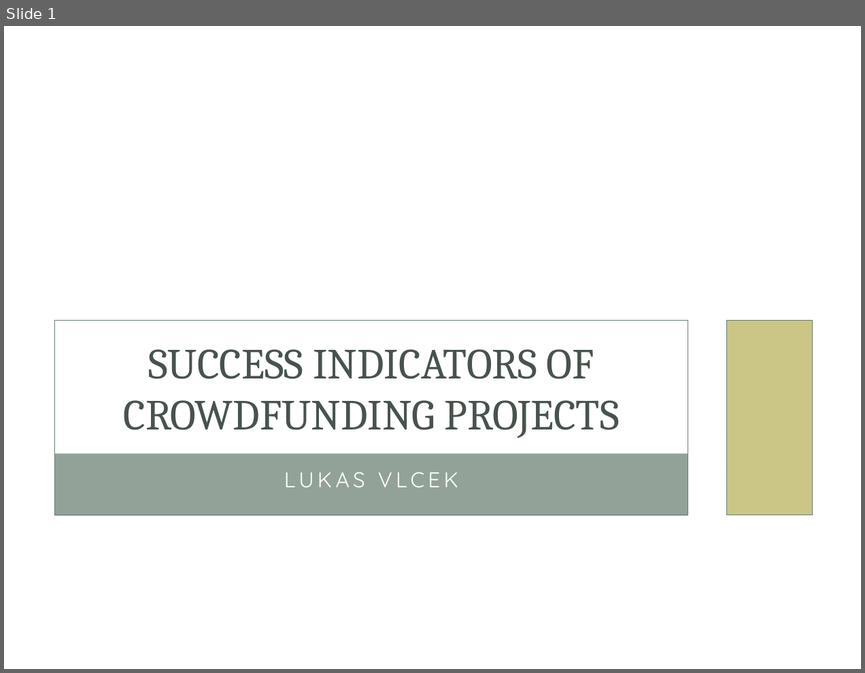
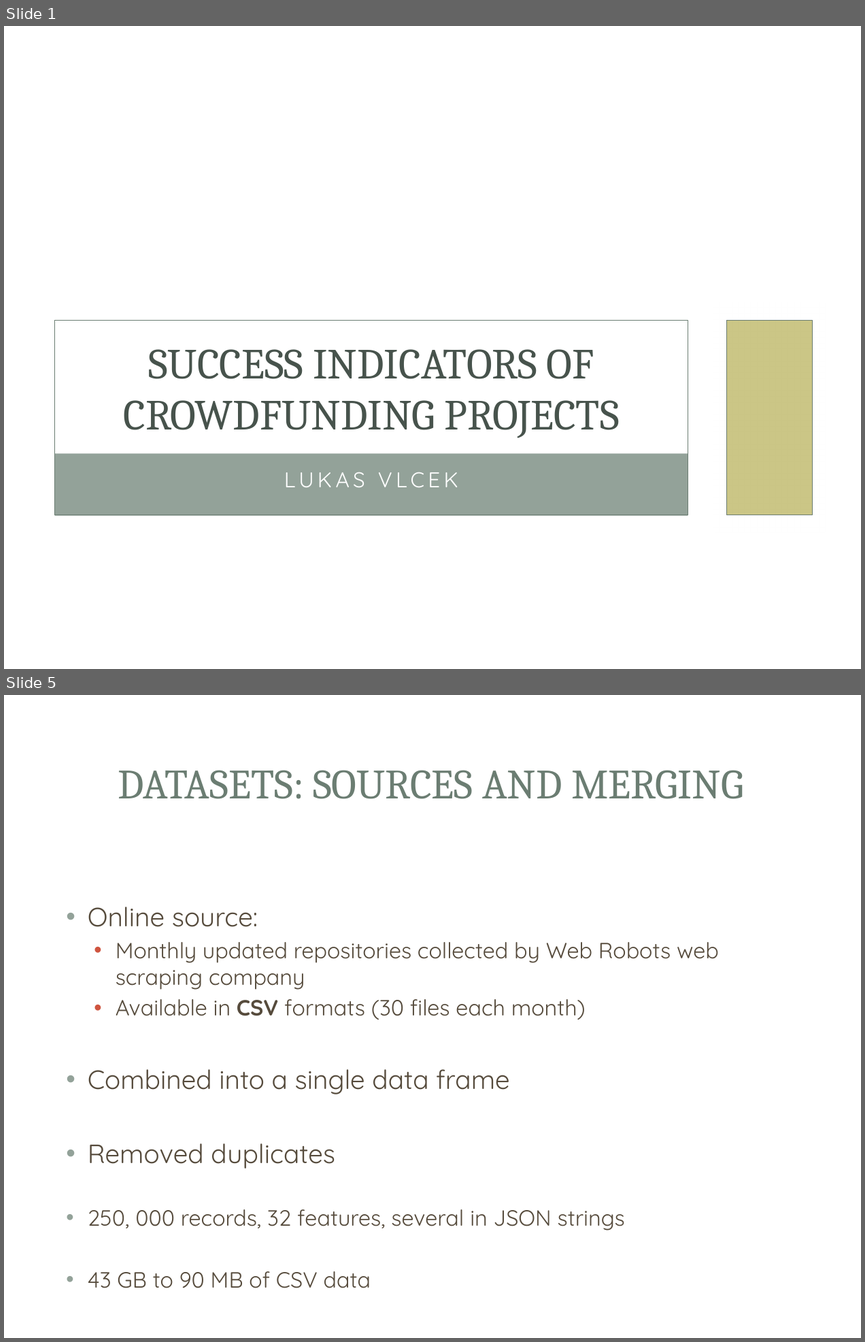
Before and after one commit to vlcekl/ds-crowdfunding, a slide deck: reports/crowdfunding_slidedeck.pptx. Shown one above the other, each under a label of ours: slide 1 before the commit, slides 1 and 5 after it; the slides between them are not shown. The pictures are 865x673 and 865x1342 pixels, drawn with LibreOffice and Linux fonts; fonts in the diff are those of the drawing; background and template pictures are left out. Boxes give left, top, right and bottom in pixels: in the first picture for what was removed or moved away, otherwise in the second. Text is boxed around its words. In the diff, an @@ line names an element or a change of style, - is before the commit and + after.

```diff
--- a/reports/crowdfunding_slidedeck.pptx
+++ b/reports/crowdfunding_slidedeck.pptx
@@ slide 5 added at (x1=4, y1=695, x2=861, y2=1338), background picture (left out); not listed: 1 template element that a slide beside it also shows @@
@@ rectangle added at (x1=30, y1=721, x2=835, y2=845), fill #FFFFFF at 83% opacity @@
@@ rectangle added at (x1=39, y1=730, x2=825, y2=834), fill #FFFFFF @@
@@ title added at (x1=118, y1=770, x2=743, y2=799), 35 pt, text #6B7D72 @@
+DATASETS: SOURCES AND MERGING
@@ text added at (x1=88, y1=906, x2=719, y2=1288), 18.5 pt, text #564B3C @@
+• Online source:
+  • Monthly updated repositories collected by Web Robots web scraping company
+  • Available in CSV formats (30 files each month)
+• Combined into a single data frame
+• Removed duplicates
+  • 250, 000 records, 32 features, several in JSON strings
+  • 43 GB to 90 MB of CSV data
```
Also in this commit, not shown: 1 slide changed, 16 other slides added, 2 slides removed, 3 other files.
